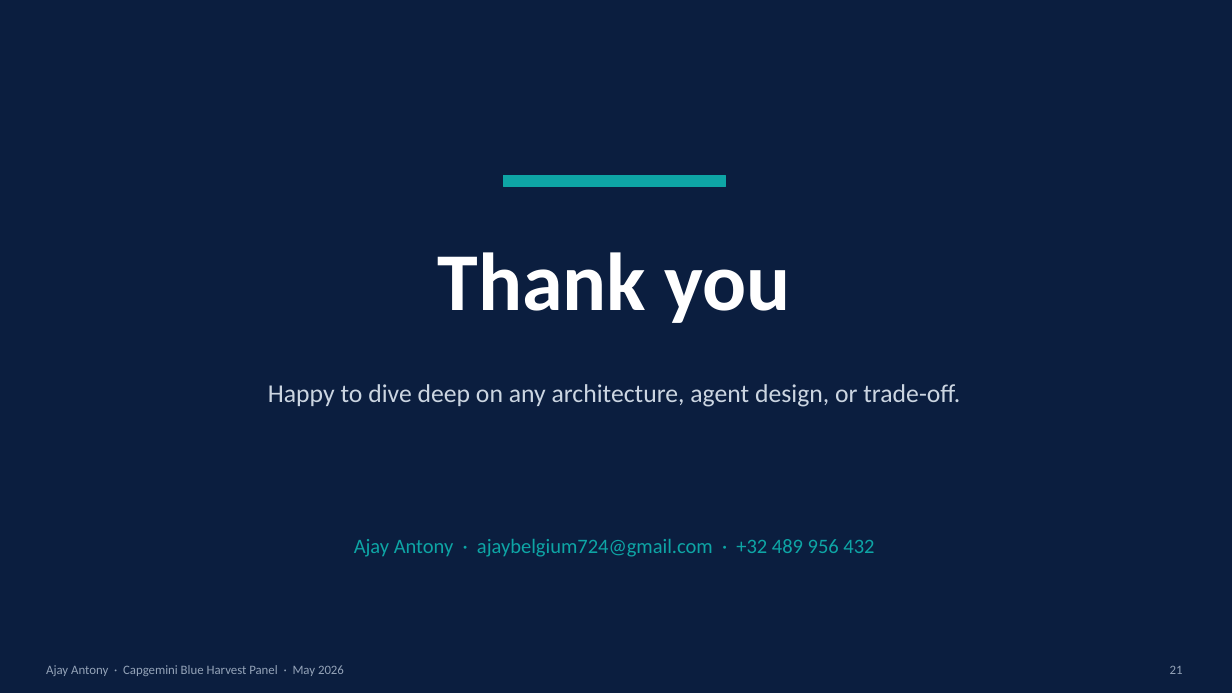
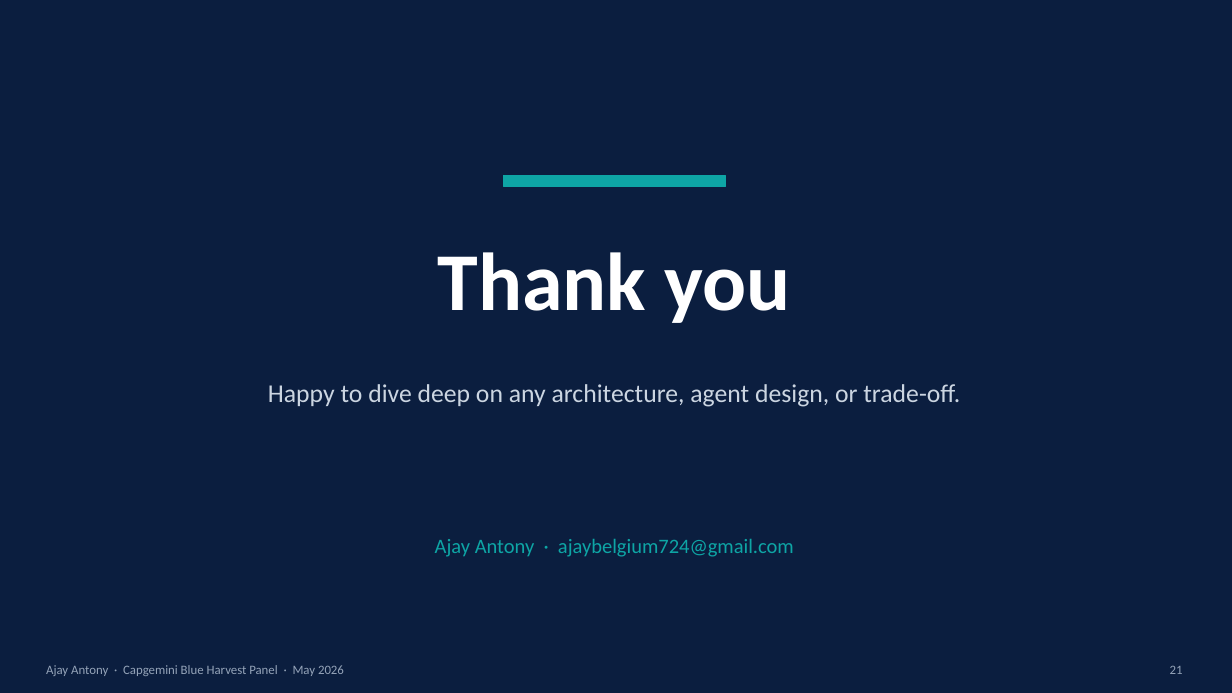
Before and after one commit to ajayaj724/partner-ticket-agentic, a slide deck: slide 22 of Presentation/Ajay_Antony_Capgemini_Panel_v4.pptx. Drawn at 1232x693 pixels with LibreOffice and Linux fonts; fonts in the diff are those of the drawing. Boxes give left, top, right and bottom in pixels: in the first picture for what was removed or moved away, otherwise in the second. Text is boxed around its words. In the diff, an @@ line names an element or a change of style, - is before the commit and + after.

```diff
--- a/Presentation/Ajay_Antony_Capgemini_Panel_v4.pptx
+++ b/Presentation/Ajay_Antony_Capgemini_Panel_v4.pptx
@@ text at box(435, 539, 794, 557): text changed @@
-Ajay Antony · ajaybelgium724@gmail.com · +32 489 956 432
+Ajay Antony · ajaybelgium724@gmail.com
```
Also in this commit, not shown: 2 other slides changed, 2 other files.
